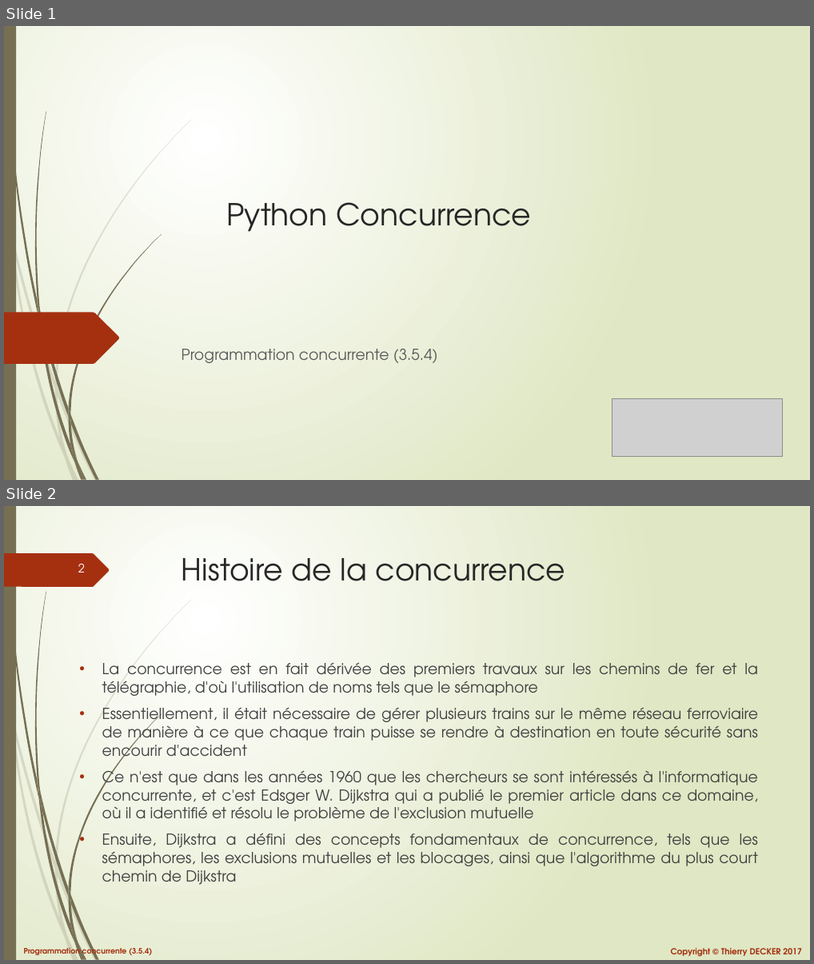
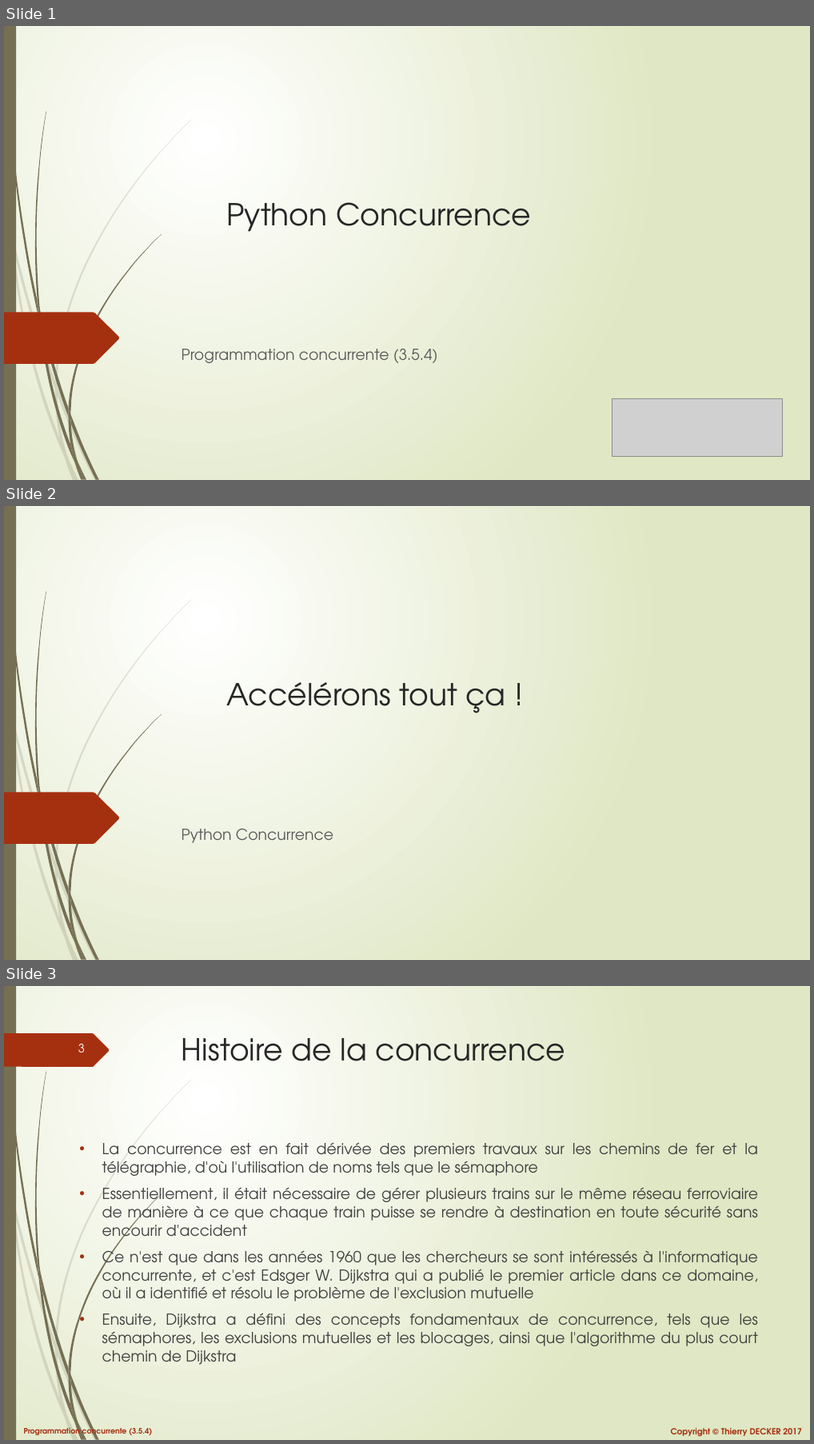
Before and after one commit to VikmanTheRacoon/learning-python, a slide deck: documentations/python-concurrency.pptx. Shown one above the other, each under a label of ours: slides 1 and 2 before the commit, slides 1, 2 and 3 after it. The pictures are 814x964 and 814x1444 pixels, drawn with LibreOffice and Linux fonts; fonts in the diff are those of the drawing; grey boxes stand for pictures. Boxes give left, top, right and bottom in pixels: in the first picture for what was removed or moved away, otherwise in the second. Text is boxed around its words. In the diff, an @@ line names an element or a change of style, - is before the commit and + after.

```diff
--- a/documentations/python-concurrency.pptx
+++ b/documentations/python-concurrency.pptx
@@ slide 2 added at (4, 506, 810, 960), background gradient #FFFFFF to #DFE8C4; not listed: 24 template elements that a slide beside it also shows @@
@@ title added at (226, 682, 506, 713), 36 pt, text #262626 @@
+Accélérons tout ça !
@@ subtitle added at (182, 828, 334, 843), 18 pt, text #595959 @@
+Python Concurrence
@@ what was slide 2 is now slide 3 @@
@@ page number at (78, 1044, 85, 1052): text changed @@
-2
+3
```
Also in this commit, not shown: 8 other slides added, 1 other file.
